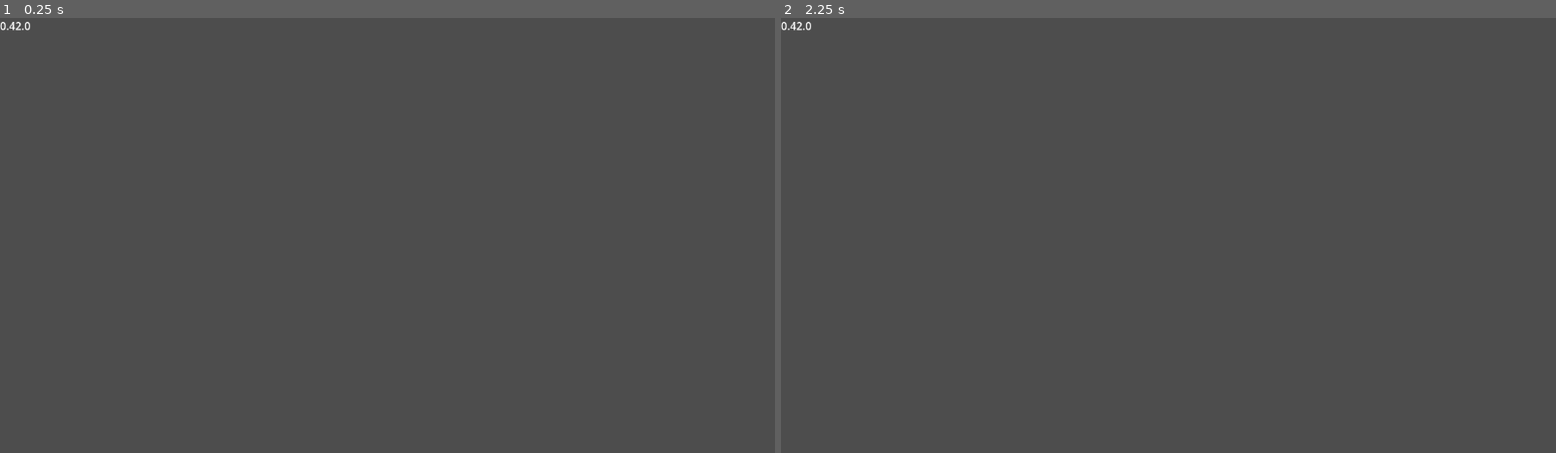
Above: before the commit, frames 1-2 (left to right).
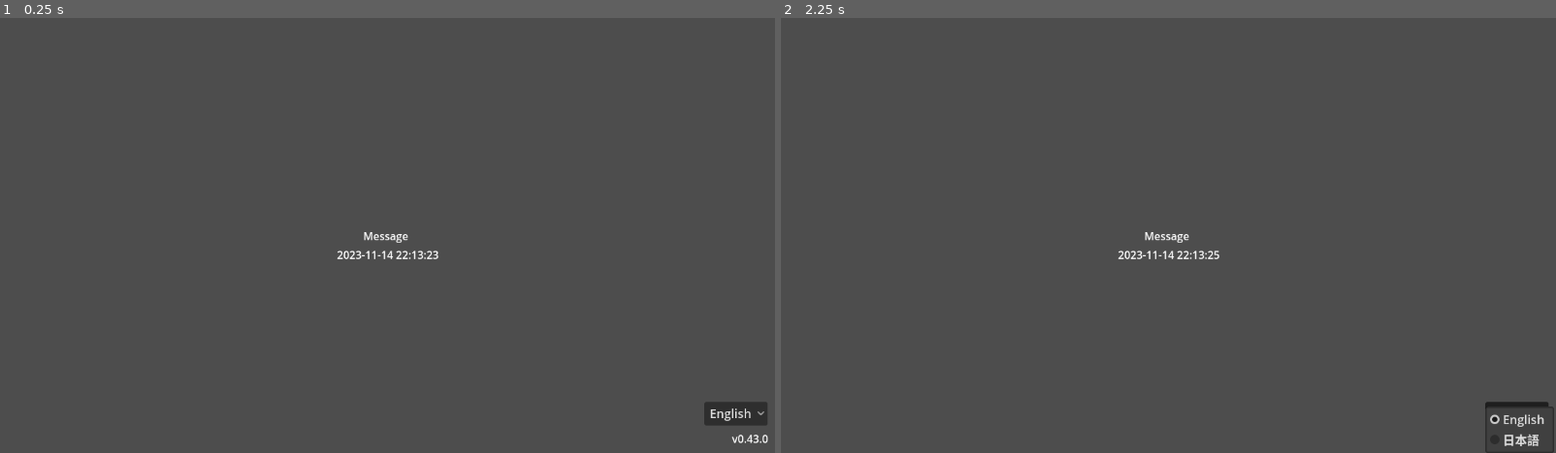
Above: after the commit, the same moments.

Repository: joshuafolkken/godot-project-template
Game: Godot game, scene res://scenes/main.tscn
Same seed, same stepped clock (60 frames per second), same inputs: the game is played once before the commit and once after it.
Inputs (mouse positions are in pixels of both pictures, inside the frame that each line leads up to):
- Up to frame 1 (0.25 s): no input
- Up to frame 2 (2.25 s): click (1517, 413) at 0.5 s, where only the run after the commit has a clickable "English"; click (1517, 413) at 1.25 s, where only the run after the commit has a clickable "English"; click (1517, 413) at 2 s, where only the run after the commit has a clickable "English"

The runs differ from the first frame. In frame 1, 0.7% of the frame differs, in the area x 0-100%, y 0-98%; in frame 2, 0.6%.

Commit message:
localization #92

Diff:
--- a/project.godot
+++ b/project.godot
@@ -11,7 +11,7 @@
 [application]
 
 config/name="New Game Project"
-config/version="0.42.0"
+config/version="0.43.0"
 run/main_scene="uid://djcdy0d718ei3"
 config/features=PackedStringArray("4.4", "Forward Plus")
 config/icon="res://icon.svg"
@@ -27,3 +27,8 @@
 [editor_plugins]
 
 enabled=PackedStringArray("res://addons/gdUnit4/plugin.cfg")
+
+[internationalization]
+
+locale/translations=PackedStringArray("res://locale/en.po", "res://locale/ja.po")
+locale/translations_pot_files=PackedStringArray("res://scenes/main.tscn")
--- a/scenes/main.tscn
+++ b/scenes/main.tscn
@@ -1,10 +1,67 @@
-[gd_scene load_steps=2 format=3 uid="uid://djcdy0d718ei3"]
+[gd_scene load_steps=3 format=3 uid="uid://djcdy0d718ei3"]
 
 [ext_resource type="Script" uid="uid://bbccn2rr1vgd0" path="res://scripts/main.gd" id="1_o5qli"]
+[ext_resource type="Script" uid="uid://c2ygiqd5o7caw" path="res://scripts/lib/language_button.gd" id="2_0wfyh"]
 
 [node name="Main" type="Node"]
 script = ExtResource("1_o5qli")
 
 [node name="VersionLabel" type="Label" parent="."]
-offset_right = 40.0
-offset_bottom = 23.0
+anchors_preset = 3
+anchor_left = 1.0
+anchor_top = 1.0
+anchor_right = 1.0
+anchor_bottom = 1.0
+offset_left = -50.0
+offset_top = -33.0
+offset_right = -10.0
+offset_bottom = -10.0
+grow_horizontal = 0
+grow_vertical = 0
+text = "Version Label"
+
+[node name="MessageLabel" type="Label" parent="."]
+anchors_preset = 8
+anchor_left = 0.5
+anchor_top = 0.5
+anchor_right = 0.5
+anchor_bottom = 0.5
+offset_left = -36.5
+offset_top = -11.5
+offset_right = 36.5
+offset_bottom = 11.5
+grow_horizontal = 2
+grow_vertical = 2
+text = "MESSAGE"
+
+[node name="DateTimeLabel" type="Label" parent="."]
+anchors_preset = 8
+anchor_left = 0.5
+anchor_top = 0.5
+anchor_right = 0.5
+anchor_bottom = 0.5
+offset_left = -18.0
+offset_top = 16.5
+offset_right = 20.0
+offset_bottom = 39.5
+grow_horizontal = 2
+grow_vertical = 2
+text = "DateTime"
+
+[node name="LanguageButton" type="OptionButton" parent="."]
+anchors_preset = 3
+anchor_left = 1.0
+anchor_top = 1.0
+anchor_right = 1.0
+anchor_bottom = 1.0
+offset_left = -43.0
+offset_top = -61.0
+offset_right = -11.0
+offset_bottom = -41.0
+grow_horizontal = 0
+grow_vertical = 0
+focus_mode = 0
+script = ExtResource("2_0wfyh")
+metadata/_custom_type_script = "uid://c2ygiqd5o7caw"
+
+[connection signal="language_changed" from="LanguageButton" to="." method="_on_language_button_language_changed"]
--- /dev/null
+++ b/scripts/lib/language_button.gd
@@ -0,0 +1,56 @@
+class_name LanguageButton
+extends OptionButton
+
+signal language_changed(locale_code: String)
+signal error_reported(message: String)
+
+@export var button_font_size := 18
+@export var popup_font_size := 18
+
+var _language_manager: LanguageManager
+
+
+func _ready() -> void:
+	_language_manager = LanguageManager.get_instance()
+
+	_configure_font_sizes()
+	_initialize_language_options()
+	_set_initial_language()
+
+	item_selected.connect(_on_item_selected)
+	_language_manager.language_changed.connect(_on_language_changed)
+	_language_manager.error_occurred.connect(_on_error_occurred)
+
+
+func _configure_font_sizes() -> void:
+	add_theme_font_size_override("font_size", button_font_size)
+	get_popup().add_theme_font_size_override("font_size", popup_font_size)
+
+
+func _initialize_language_options() -> void:
+	for language_name in _language_manager.get_supported_languages():
+		add_item(language_name)
+	selected = 0
+
+
+func _set_initial_language() -> void:
+	var saved_locale := _language_manager.load_saved_language()
+	selected = _language_manager.get_current_language_index(saved_locale)
+
+
+func _on_item_selected(index: int) -> void:
+	var selected_language := get_item_text(index)
+	_language_manager.change_language(selected_language)
+
+
+func _on_language_changed(locale_code: String) -> void:
+	language_changed.emit(locale_code)
+
+
+func _on_error_occurred(message: String) -> void:
+	error_reported.emit(message)
+
+
+func _exit_tree() -> void:
+	_language_manager.language_changed.disconnect(_on_language_changed)
+	_language_manager.error_occurred.disconnect(_on_error_occurred)
--- /dev/null
+++ b/scripts/lib/language_manager.gd
@@ -0,0 +1,77 @@
+class_name LanguageManager
+
+signal language_changed(locale_code: String)
+signal error_occurred(message: String)
+
+const SUPPORTED_LOCALES: Dictionary[String, String] = {
+	"English": "en",
+	"日本語": "ja",
+	# "おふらんす": "fr",
+}
+
+const DEFAULT_LOCALE := "en"
+
+const ERROR_MESSAGES := {
+	"unsupported_language": "Unsupported language: %s",
+	"save_failed": "Failed to save language setting: %s",
+	"unsupported_locale": "Unsupported locale code: %s, falling back to default",
+}
+
+static var _instance: LanguageManager
+
+
+func _init() -> void:
+	if _instance != null:
+		push_error("[LanguageManager] シングルトンが複数作成されました。")
+
+
+static func get_instance() -> LanguageManager:
+	if _instance == null:
+		_instance = LanguageManager.new()
+	return _instance
+
+
+func get_supported_languages() -> Array[String]:
+	return SUPPORTED_LOCALES.keys()
+
+
+func get_current_language_index(locale_code: String) -> int:
+	for language_name in SUPPORTED_LOCALES:
+		if SUPPORTED_LOCALES[language_name] == locale_code:
+			return SUPPORTED_LOCALES.keys().find(language_name)
+	return 0
+
+
+func is_locale_supported(locale_code: String) -> bool:
+	return SUPPORTED_LOCALES.values().has(locale_code)
+
+
+func change_language(language_name: String) -> void:
+	if not SUPPORTED_LOCALES.has(language_name):
+		var error_message := ERROR_MESSAGES.unsupported_language % language_name
+		push_error("[LanguageManager] " + error_message)
+		error_occurred.emit(error_message)
+		return
+
+	var locale_code := SUPPORTED_LOCALES[language_name]
+	var err := Settings.save_language_setting(locale_code)
+	if err == Settings.ErrorCode.SUCCESS:
+		TranslationServer.set_locale(locale_code)
+		language_changed.emit(locale_code)
+	else:
+		var error_message := ERROR_MESSAGES.save_failed % language_name
+		push_error("[LanguageManager] " + error_message)
+		error_occurred.emit(error_message)
+
+
+func load_saved_language() -> String:
+	var default_locale := OS.get_locale_language()
+	var locale_code := Settings.load_language_setting(default_locale)
+
+	if not is_locale_supported(locale_code):
+		var warn_message := ERROR_MESSAGES.unsupported_locale % locale_code
+		push_warning("[LanguageManager] " + warn_message)
+		locale_code = DEFAULT_LOCALE
+
+	TranslationServer.set_locale(locale_code)
+	return locale_code
--- /dev/null
+++ b/scripts/lib/settings.gd
@@ -0,0 +1,63 @@
+class_name Settings
+
+enum ErrorCode { SUCCESS = 0, FILE_NOT_FOUND = 1, SAVE_ERROR = 2, LOAD_ERROR = 3 }
+
+const CONFIG := {
+	"PATH": "user://settings.cfg",
+	"SECTIONS":
+	{
+		"LANGUAGE": "language",
+	},
+	"KEYS":
+	{
+		"LOCALE": "locale",
+	},
+}
+
+const ERROR_MESSAGES := {
+	ErrorCode.FILE_NOT_FOUND: "Failed to access user directory. Please check permissions.",
+	ErrorCode.SAVE_ERROR: "Failed to save settings file: %s. Error code: %d",
+	ErrorCode.LOAD_ERROR: "Failed to load settings from %s, using default locale: %s",
+}
+
+
+static func clear() -> ErrorCode:
+	var dir := DirAccess.open("user://")
+	if not dir:
+		push_error("[Settings] " + ERROR_MESSAGES[ErrorCode.FILE_NOT_FOUND])
+		return ErrorCode.FILE_NOT_FOUND
+
+	if dir.file_exists(CONFIG.PATH):
+		var err := dir.remove(CONFIG.PATH)
+		if err != OK:
+			push_error("[Settings] " + ERROR_MESSAGES[ErrorCode.SAVE_ERROR] % [CONFIG.PATH, err])
+			return ErrorCode.SAVE_ERROR
+		push_warning("[Settings] Language settings have been cleared successfully")
+	return ErrorCode.SUCCESS
+
+
+static func save_language_setting(locale_code: String) -> ErrorCode:
+	var config := ConfigFile.new()
+	config.set_value(CONFIG.SECTIONS.LANGUAGE, CONFIG.KEYS.LOCALE, locale_code)
+
+	var err := config.save(CONFIG.PATH)
+	if err != OK:
+		push_error("[Settings] " + ERROR_MESSAGES[ErrorCode.SAVE_ERROR] % [CONFIG.PATH, err])
+		return ErrorCode.SAVE_ERROR
+
+	return ErrorCode.SUCCESS
+
+
+static func load_language_setting(default_locale: String) -> String:
+	var config := ConfigFile.new()
+
+	if config.load(CONFIG.PATH) != OK:
+		push_warning(
+			"[Settings] " + ERROR_MESSAGES[ErrorCode.LOAD_ERROR] % [CONFIG.PATH, default_locale]
+		)
+		return default_locale
+
+	var saved_locale: String = config.get_value(
+		CONFIG.SECTIONS.LANGUAGE, CONFIG.KEYS.LOCALE, default_locale
+	)
+	return saved_locale
--- a/scripts/main.gd
+++ b/scripts/main.gd
@@ -2,20 +2,57 @@
 extends Node
 
 var _test_color_rect: ColorRect
+var _timer: Timer
 
 @onready var version_label: Label = $VersionLabel
+@onready var datetime_label: Label = $DateTimeLabel
 
 
 func _init() -> void:
 	_test_color_rect = ColorRect.new()
 	add_child(_test_color_rect)
 
+	_init_timer()
+
+
+func _init_timer() -> void:
+	_timer = Timer.new()
+	_timer.wait_time = 1.0  # 1秒間隔
+	_timer.connect("timeout", _on_timer_timeout)
+	add_child(_timer)
+
 
 # Called when the node enters the scene tree for the first time.
 func _ready() -> void:
-	version_label.text = ProjectSettings.get_setting("application/config/version")
+	version_label.text = "v%s" % ProjectSettings.get_setting("application/config/version")
+	_timer.start()
+	_update_datetime()
 
 
 # Called every frame. 'delta' is the elapsed time since the previous frame.
 func _process(_delta: float) -> void:
 	pass
+
+
+func _on_timer_timeout() -> void:
+	_update_datetime()
+
+
+func _update_datetime() -> void:
+	var datetime := Time.get_datetime_dict_from_system()
+	var format := tr("DATETIME_FORMAT")
+	datetime_label.text = (
+		format
+		% [
+			datetime.year,
+			datetime.month,
+			datetime.day,
+			datetime.hour,
+			datetime.minute,
+			datetime.second
+		]
+	)
+
+
+func _on_language_button_language_changed(_locale_code: String) -> void:
+	_update_datetime()
Not shown, added: locale/en.po
Not shown, added: locale/ja.po
Not shown, added: locale/messages.pot
Not shown, added: scripts/lib/language_button.gd.uid
Not shown, added: scripts/lib/language_manager.gd.uid
Not shown, added: scripts/lib/settings.gd.uid
Not shown, changed: README.md
